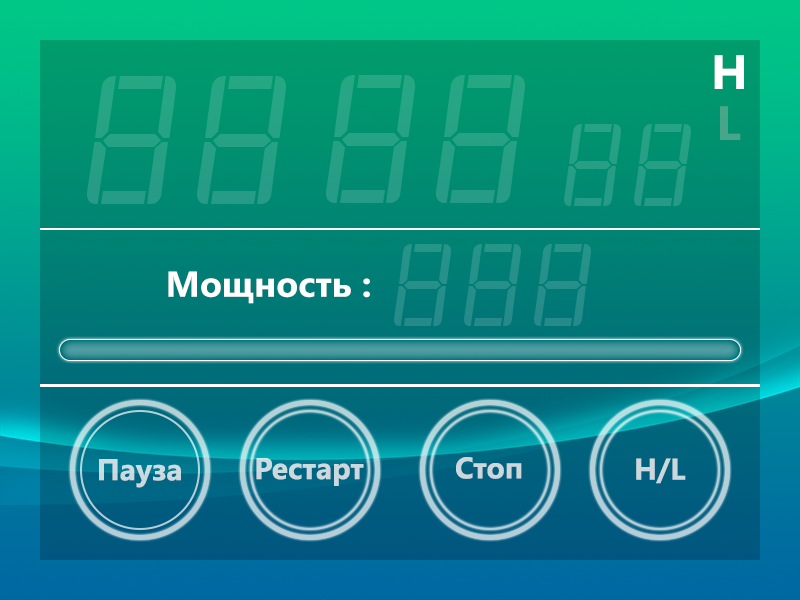
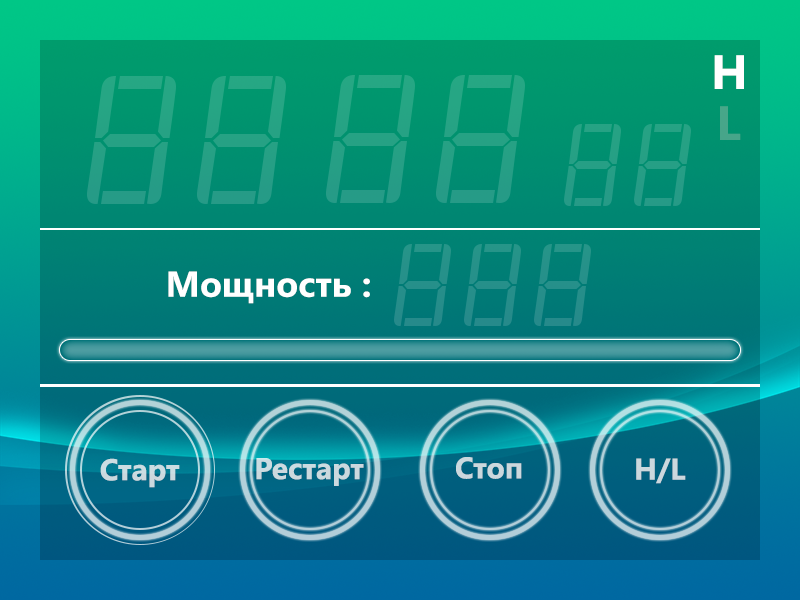
Layers edited between the first and the second 800 x 600 image:
hid "Пауза" over <box>99,459,181,488</box>
showed "Старт" over <box>100,458,180,488</box>
